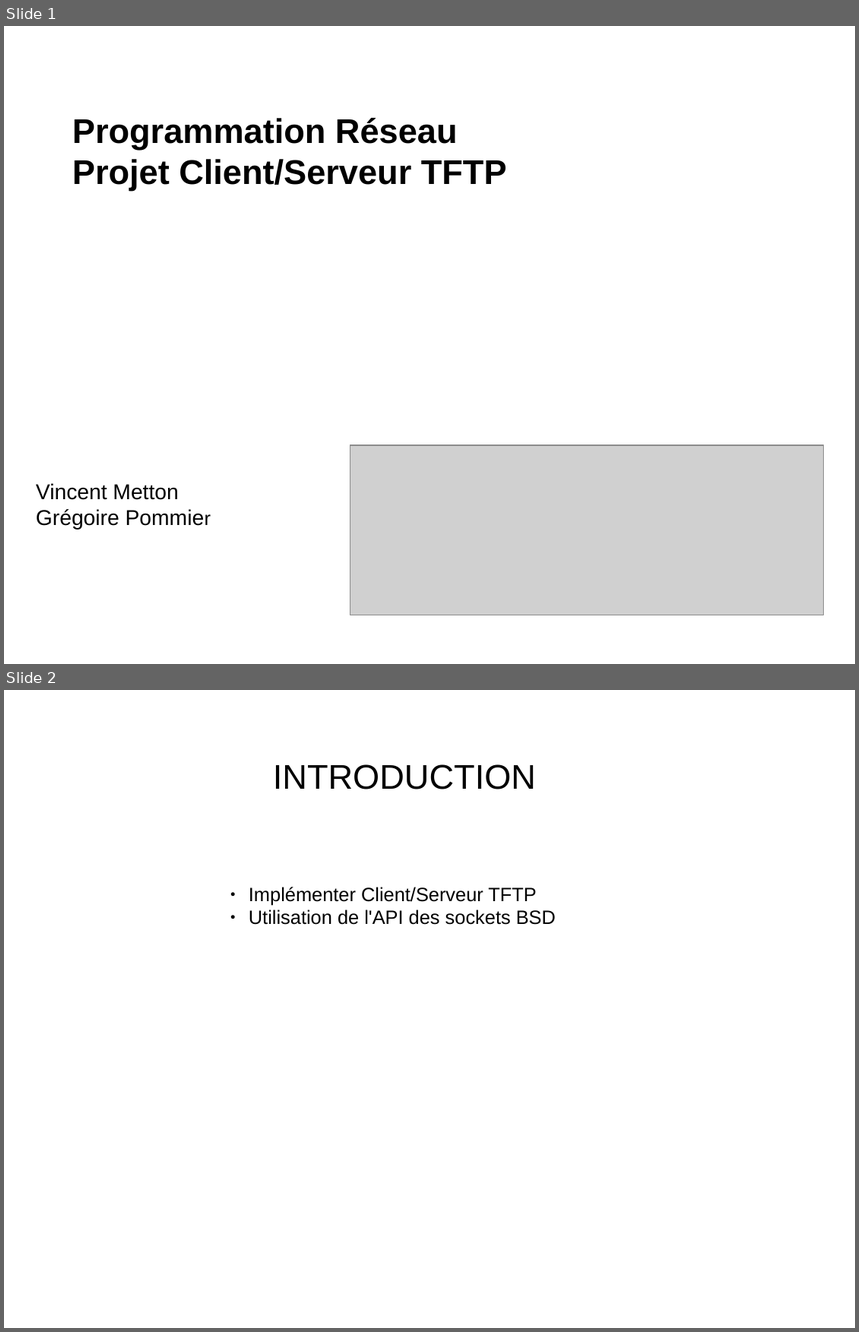
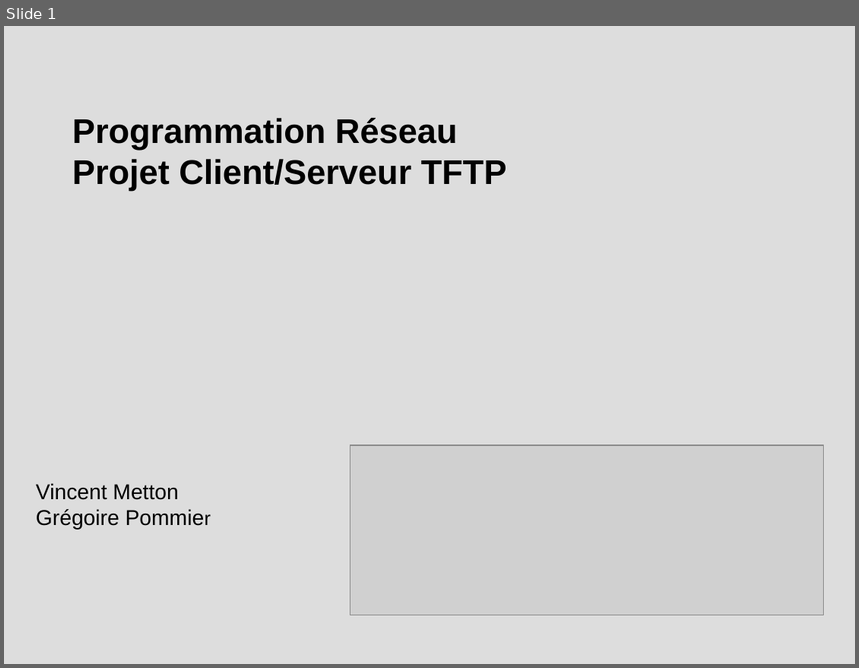
Before and after one commit to DaVinciLord/tftp, a slide deck: presentation.odp. Shown one above the other, each under a label of ours: slides 1 and 2 before the commit, slide 1 after it. The pictures are 859x1332 and 859x668 pixels, drawn with LibreOffice and Linux fonts; fonts in the diff are those of the drawing; grey boxes stand for pictures. Boxes give left, top, right and bottom in pixels: in the first picture for what was removed or moved away, otherwise in the second. Text is boxed around its words. In the diff, an @@ line names an element or a change of style, - is before the commit and + after.

```diff
--- a/presentation.odp
+++ b/presentation.odp
@@ slide 2 removed at (x1=4, y1=690, x2=855, y2=1328), background #FFFFFF @@
@@ text removed at (x1=273, y1=764, x2=536, y2=790) @@
-INTRODUCTION
@@ text removed at (x1=249, y1=887, x2=556, y2=925) @@
-● Implémenter Client/Serveur TFTP
-● Utilisation de l'API des sockets BSD
@@ slide 1 changed as well @@
@@ background #FFFFFF to #DDDDDD @@
```
Also in this commit, not shown: 5 slides added, 3 other slides removed, 12 other files.
